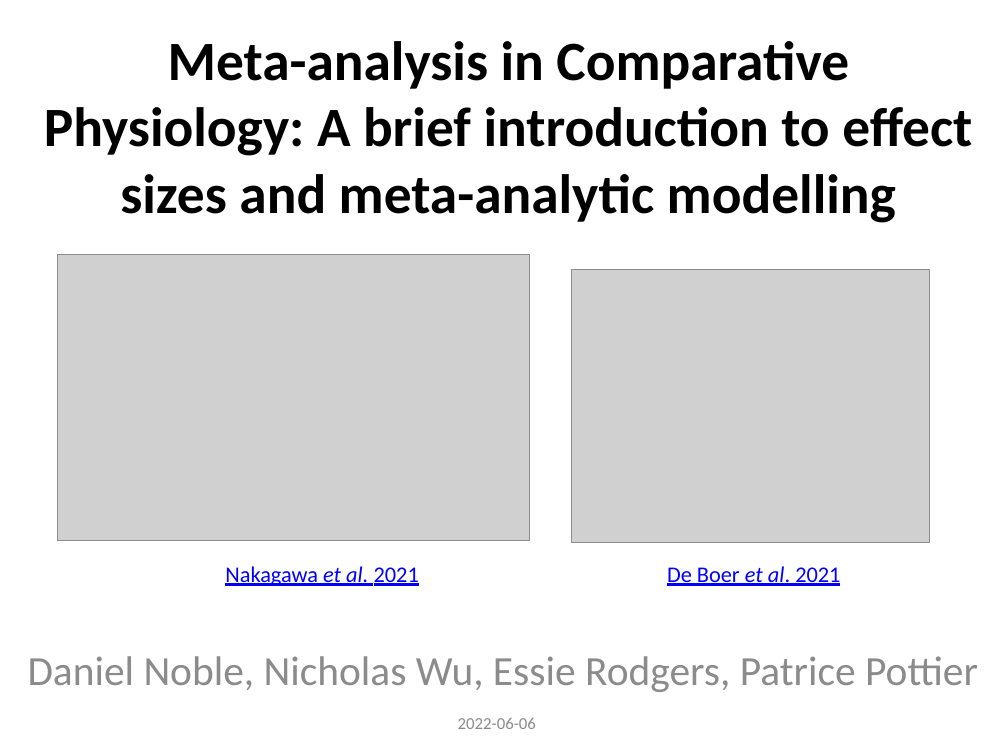
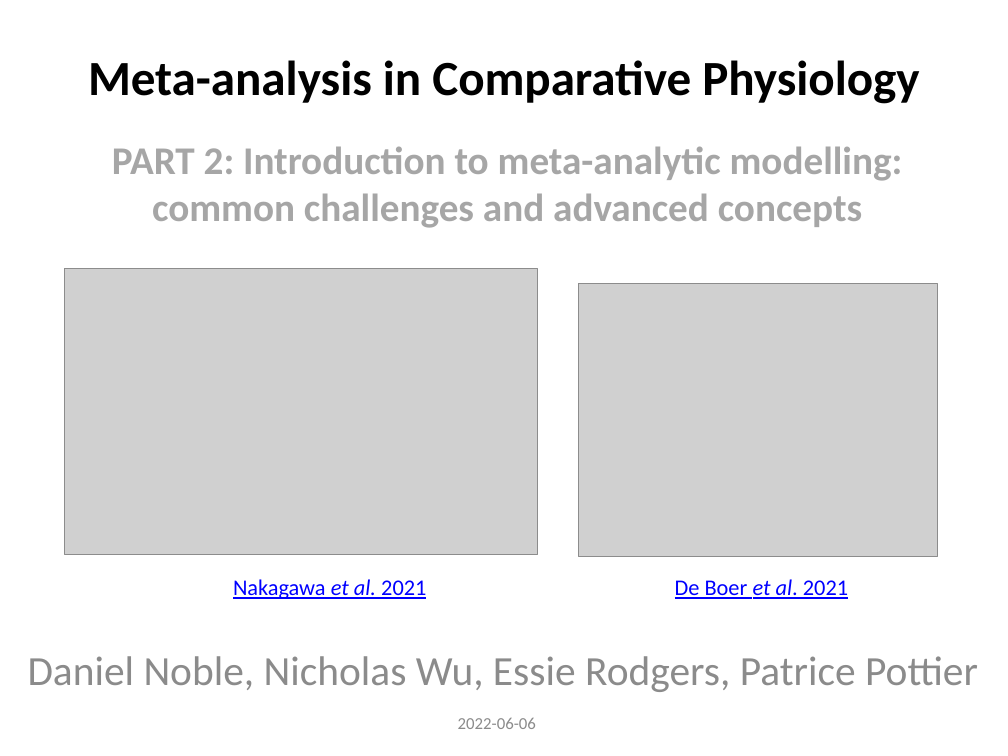
Before and after one commit to daniel1noble/meta-workshop, a slide deck: slide 1 of slides/2.Models.pptx. Drawn at 1008x756 pixels with LibreOffice and Linux fonts; fonts in the diff are those of the drawing; grey boxes stand for pictures. Boxes give left, top, right and bottom in pixels: in the first picture for what was removed or moved away, otherwise in the second. Text is boxed around its words. In the diff, an @@ line names an element or a change of style, - is before the commit and + after.

Commit message:
Slide re-jigging

```diff
--- a/slides/2.Models.pptx
+++ b/slides/2.Models.pptx
@@ title removed at bbox=[44, 41, 972, 223] @@
-Meta-analysis in Comparative Physiology: A brief introduction to effect sizes and meta-analytic modelling
@@ text added at bbox=[88, 60, 919, 104], 35.1 pt, text #000000, bold @@
+Meta-analysis in Comparative Physiology
@@ text added at bbox=[112, 146, 903, 228], 28 pt, text #A6A6A6, bold @@
+PART 2: Introduction to meta-analytic modelling: common challenges and advanced concepts
@@ picture: place and size @@
-picture at bbox=[57, 254, 530, 540]
+picture at bbox=[65, 268, 537, 554]
@@ picture: place and size @@
-picture at bbox=[572, 270, 930, 543]
+picture at bbox=[579, 283, 937, 556]
@@ text "Nakagawa et al. 2021": place and size @@
-text "Nakagawa et al. 2021" at bbox=[225, 566, 419, 586]
+text "Nakagawa et al. 2021" at bbox=[233, 579, 426, 599]
@@ text "De Boer et al. 2021": place and size @@
-text "De Boer et al. 2021" at bbox=[667, 566, 840, 586]
+text "De Boer et al. 2021" at bbox=[675, 579, 848, 599]
```
